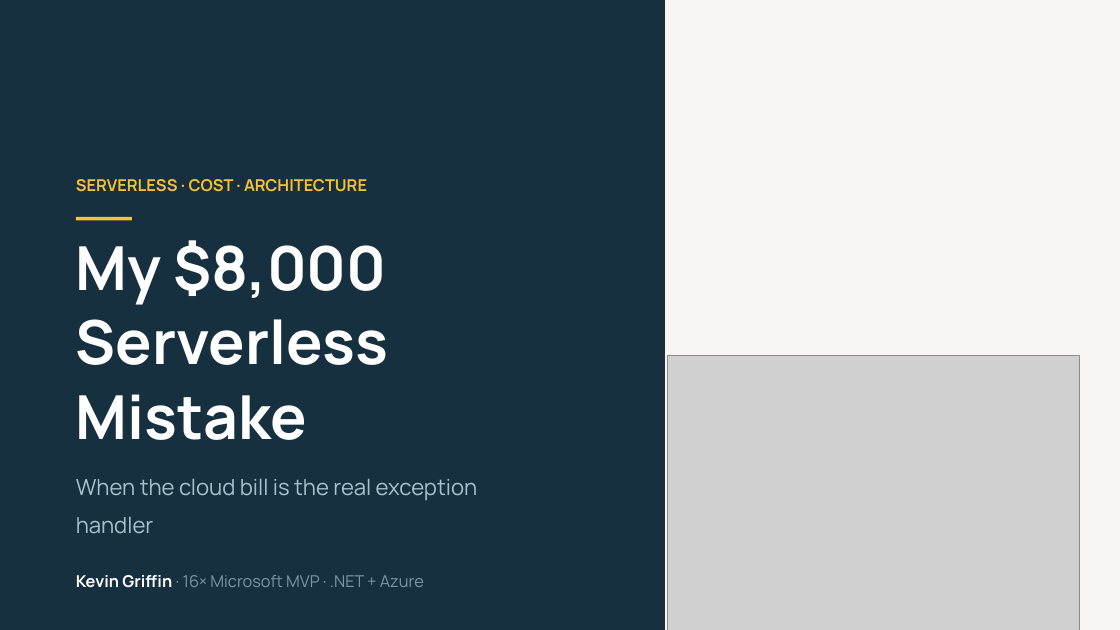
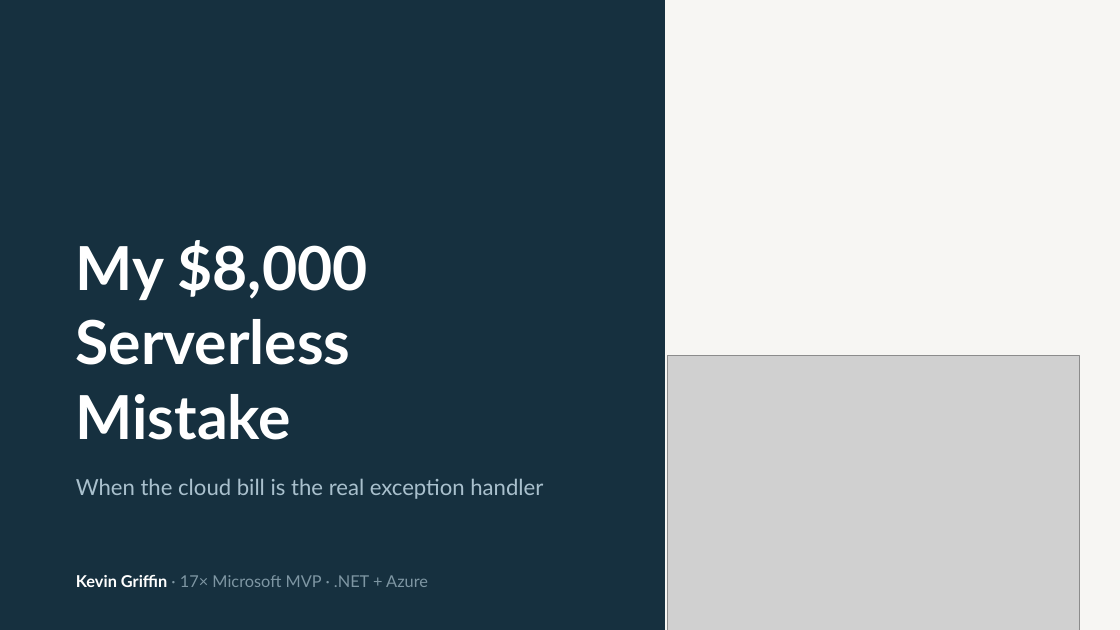
Before and after one commit to 1kevgriff/my-8000-serverless-mistake, a slide deck: slide 1 of slides/My $8000 Serverless Mistake v2.pptx. Drawn at 1120x630 pixels with LibreOffice and Linux fonts; fonts in the diff are those of the drawing; grey boxes stand for pictures. Boxes give left, top, right and bottom in pixels: in the first picture for what was removed or moved away, otherwise in the second. Text is boxed around its words. In the diff, an @@ line names an element or a change of style, - is before the commit and + after.

```diff
--- a/slides/My $8000 Serverless Mistake v2.pptx
+++ b/slides/My $8000 Serverless Mistake v2.pptx
@@ text removed at (76, 179, 367, 192) @@
-SERVERLESS · COST · ARCHITECTURE
@@ text "My $8,000 Serverless Mistake" at (76, 240, 543, 499): font Manrope to Lato @@
@@ rectangle removed at (76, 217, 132, 220) @@
@@ text at (76, 575, 428, 587): text changed; font Manrope to Lato @@
-Kevin Griffin · 16× Microsoft MVP · .NET + Azure
+Kevin Griffin · 17× Microsoft MVP · .NET + Azure
```
Also in this commit, not shown: 41 other slides changed, 4 other files.
